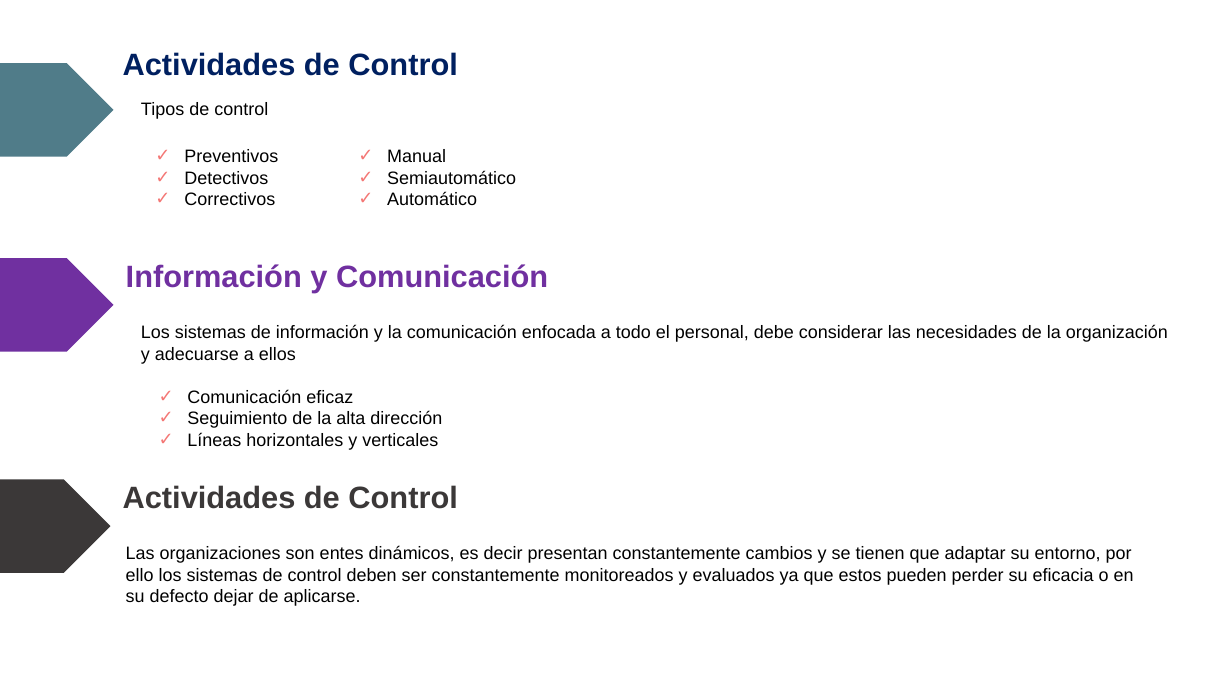
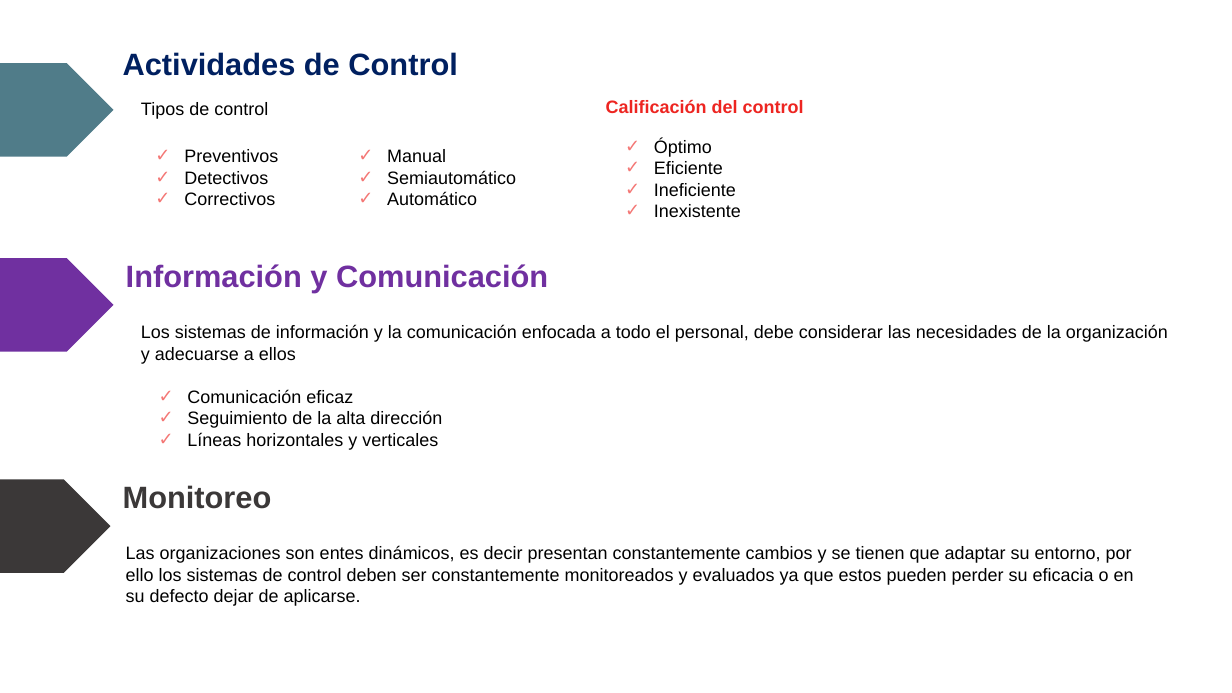
Before and after one commit to cghv94/cghv94.github.io, a slide deck: slide 5 of control interno.pptx. Drawn at 1232x693 pixels with LibreOffice and Linux fonts; fonts in the diff are those of the drawing. Boxes give left, top, right and bottom in pixels: in the first picture for what was removed or moved away, otherwise in the second. Text is boxed around its words. In the diff, an @@ line names an element or a change of style, - is before the commit and + after.

```diff
--- a/control interno.pptx
+++ b/control interno.pptx
@@ text added at [606,99,804,113], 14 pt, text #ED2521, bold @@
+Calificación del control
@@ text added at [654,139,741,217], 14 pt, text #000000 @@
+✓ Óptimo
+✓ Eficiente
+✓ Ineficiente
+✓ Inexistente
@@ text at [123,485,272,509]: text changed @@
-Actividades de Control
+Monitoreo
```
